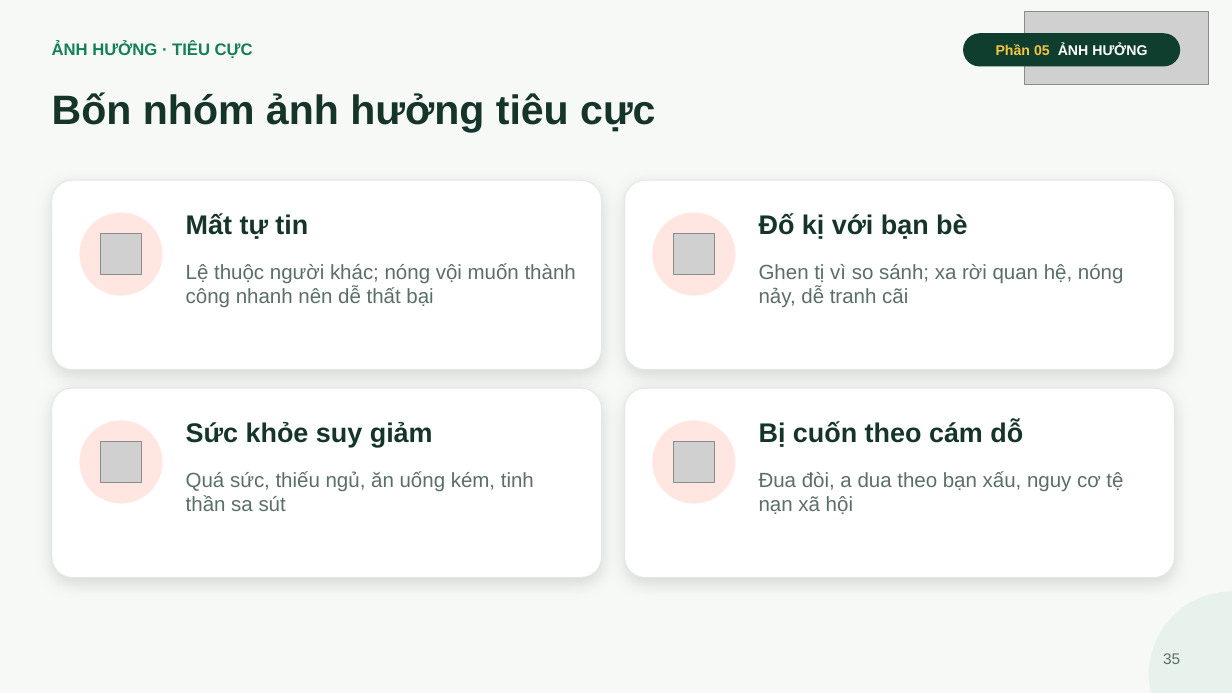
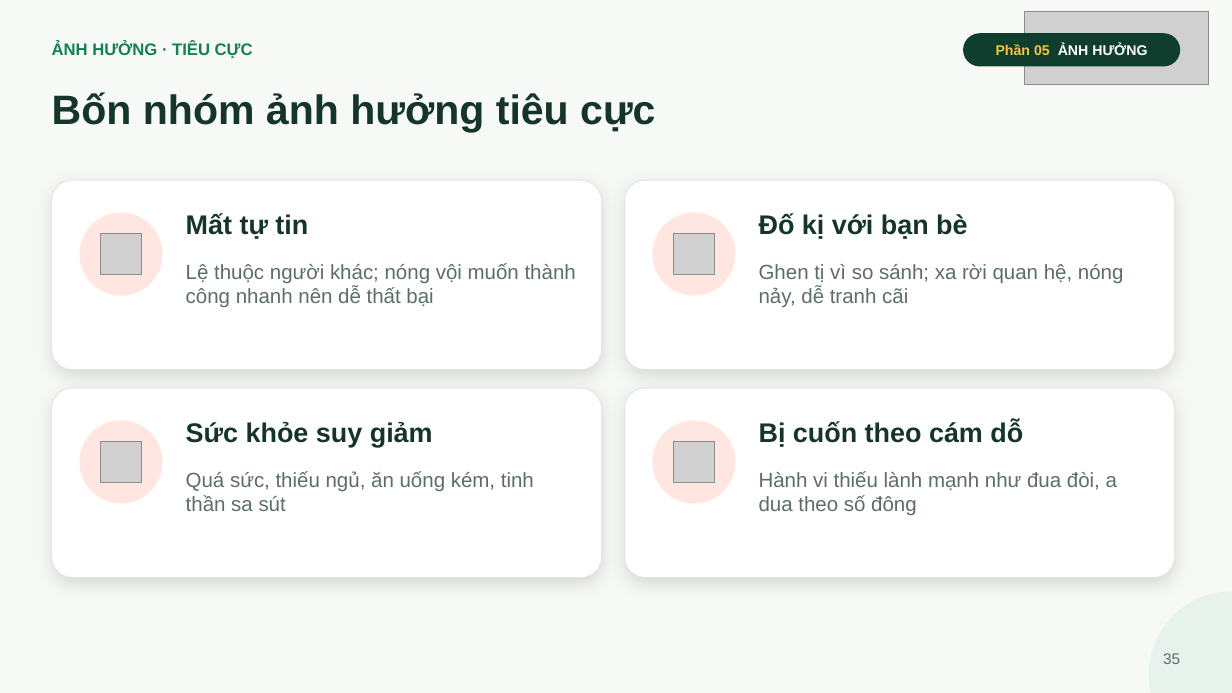
Before and after one commit to ngohuonglan2003-lab/Ppt-canva-ap-luc-dong-trang-lua, a slide deck: slide 35 of slide/Ap-luc-dong-trang-lua.pptx. Drawn at 1232x693 pixels with LibreOffice and Linux fonts; fonts in the diff are those of the drawing; grey boxes stand for pictures. Boxes give left, top, right and bottom in pixels: in the first picture for what was removed or moved away, otherwise in the second. Text is boxed around its words. In the diff, an @@ line names an element or a change of style, - is before the commit and + after.

```diff
--- a/slide/Ap-luc-dong-trang-lua.pptx
+++ b/slide/Ap-luc-dong-trang-lua.pptx
@@ text at [759,471,1117,515]: text changed @@
-Đua đòi, a dua theo bạn xấu, nguy cơ tệ nạn xã hội
+Hành vi thiếu lành mạnh như đua đòi, a dua theo số đông
```
Also in this commit, not shown: 12 other slides changed, 4 other files.
